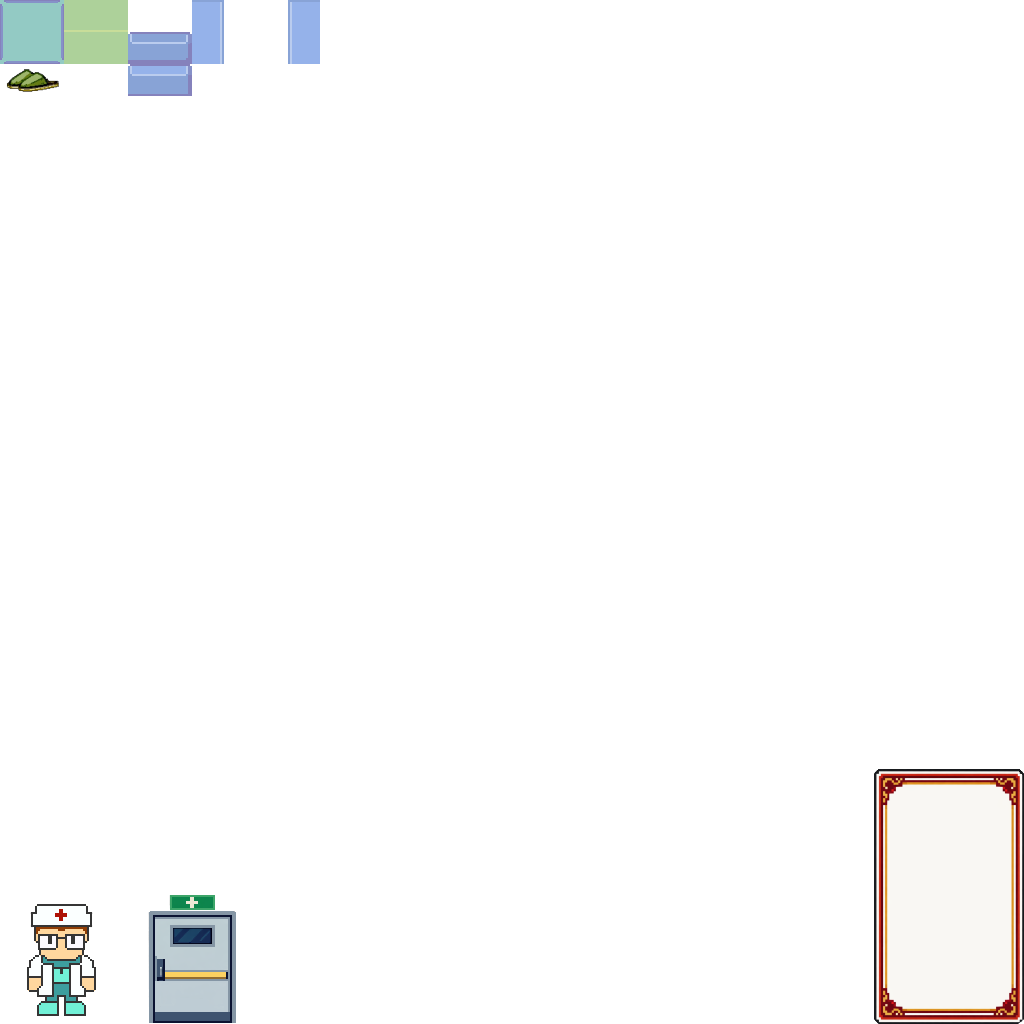
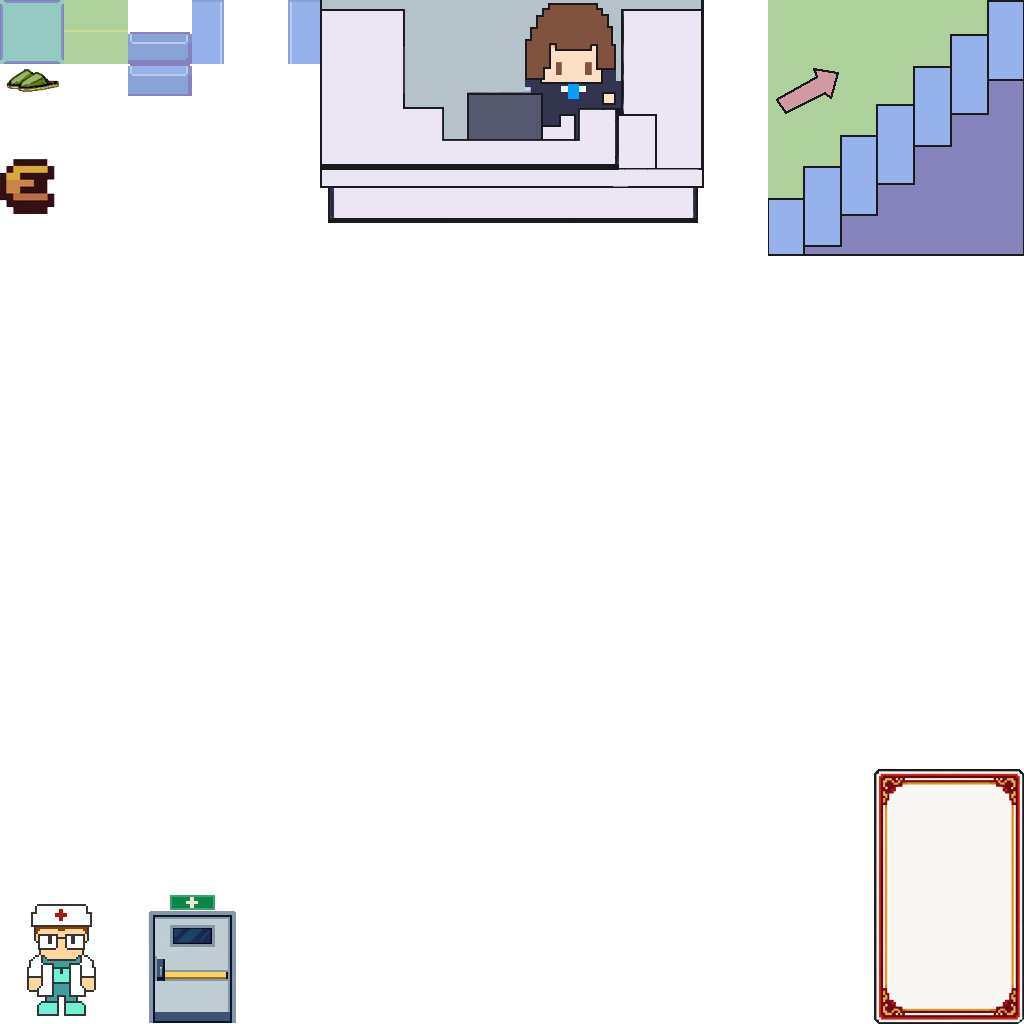
Layers edited between the first and the second w=1024, h=1024 image:
added layer "Слой 12" above "Слой 11" over (0, 159, 55, 215)
added layer "Слой 11" above "Слой 9" over (320, 0, 704, 223)
added layer "Слой 13" above "Слой 2" over (768, 0, 1024, 256)
